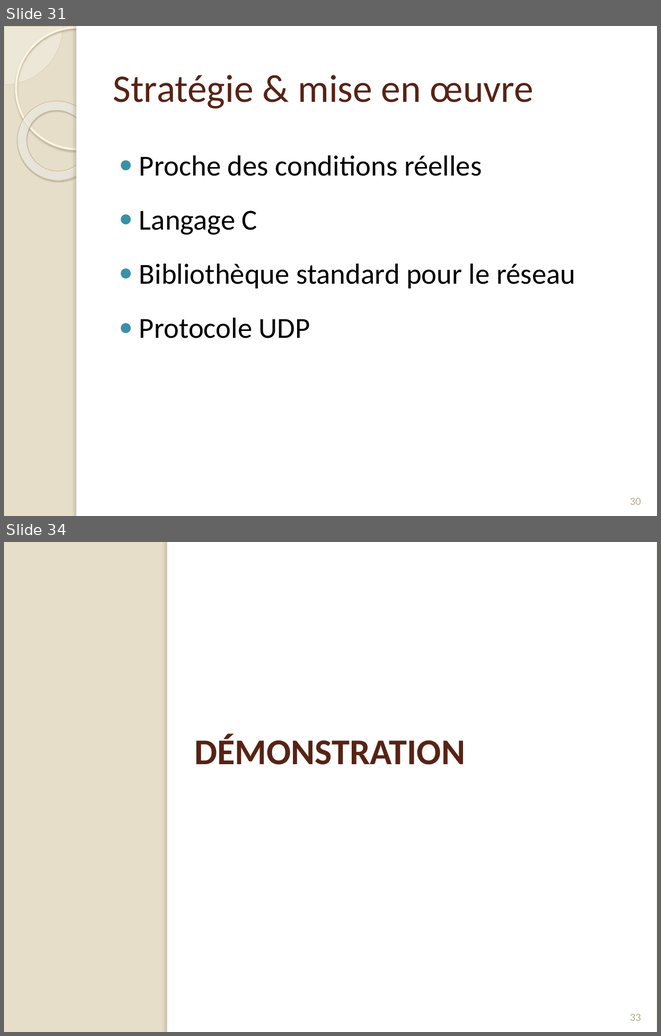
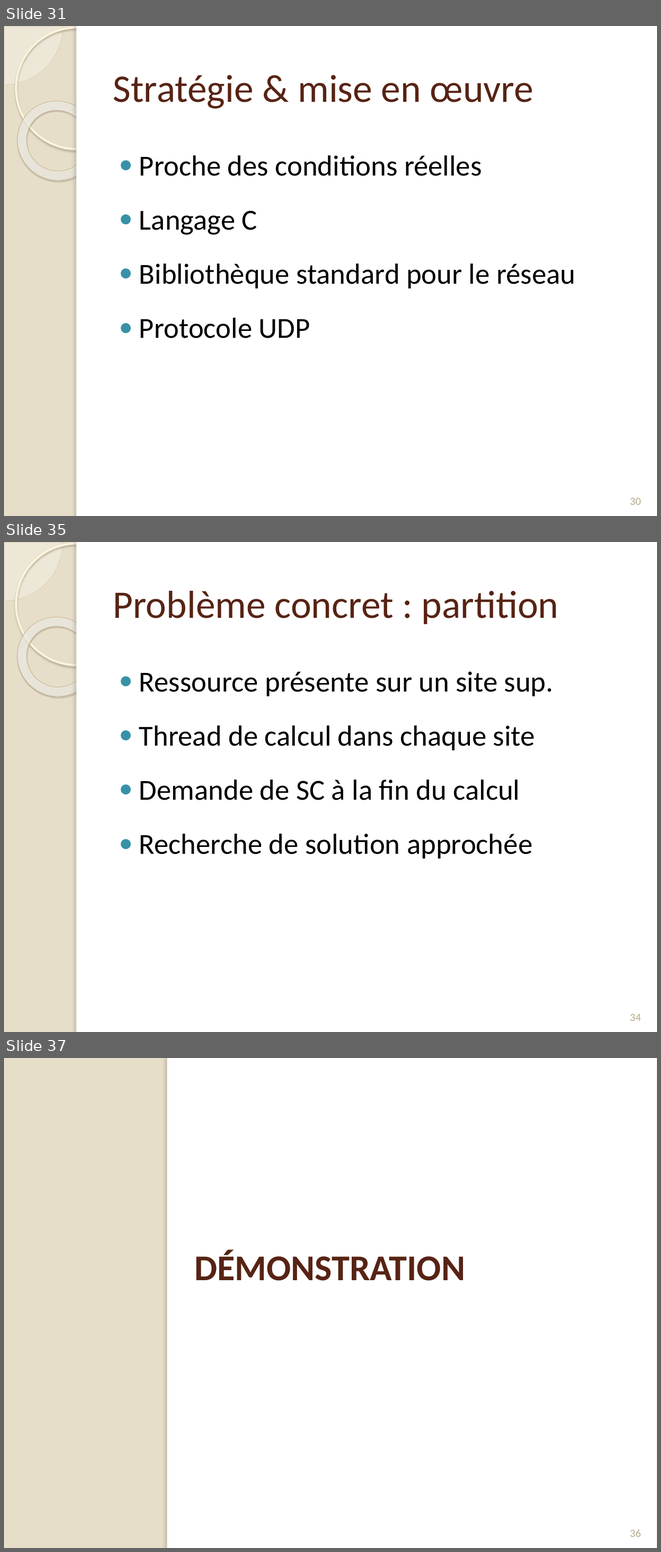
Before and after one commit to Origraena/moca, a slide deck: fmin212/Presentation/presAlgoDist.pptx. Shown one above the other, each under a label of ours: slides 31 and 34 before the commit, slides 31, 35 and 37 after it; the slides between them are not shown. The pictures are 661x1036 and 661x1552 pixels, drawn with LibreOffice and Linux fonts; fonts in the diff are those of the drawing. Boxes give left, top, right and bottom in pixels: in the first picture for what was removed or moved away, otherwise in the second. Text is boxed around its words. In the diff, an @@ line names an element or a change of style, - is before the commit and + after.

```diff
--- a/fmin212/Presentation/presAlgoDist.pptx
+++ b/fmin212/Presentation/presAlgoDist.pptx
@@ slide 35 added at <box>4,542,657,1032</box>, background #E7DEC9; not listed: 5 template elements that a slide beside it also shows @@
@@ title added at <box>113,591,559,624</box>, 43 pt, text #572314 @@
+Problème concret : partition
@@ text added at <box>139,671,554,858</box>, 32 pt, text #000000 @@
+● Ressource présente sur un site sup.
+● Thread de calcul dans chaque site
+● Demande de SC à la fin du calcul
+● Recherche de solution approchée
@@ page number added at <box>630,1014,641,1021</box>, 12 pt, text #B6A98A @@
+34
@@ what was slide 34 is now slide 37 @@
@@ page number at <box>630,1529,641,1537</box>: text changed @@
-33
+36
```
Also in this commit, not shown: 8 slides changed, 2 other slides added, 44 other files.
